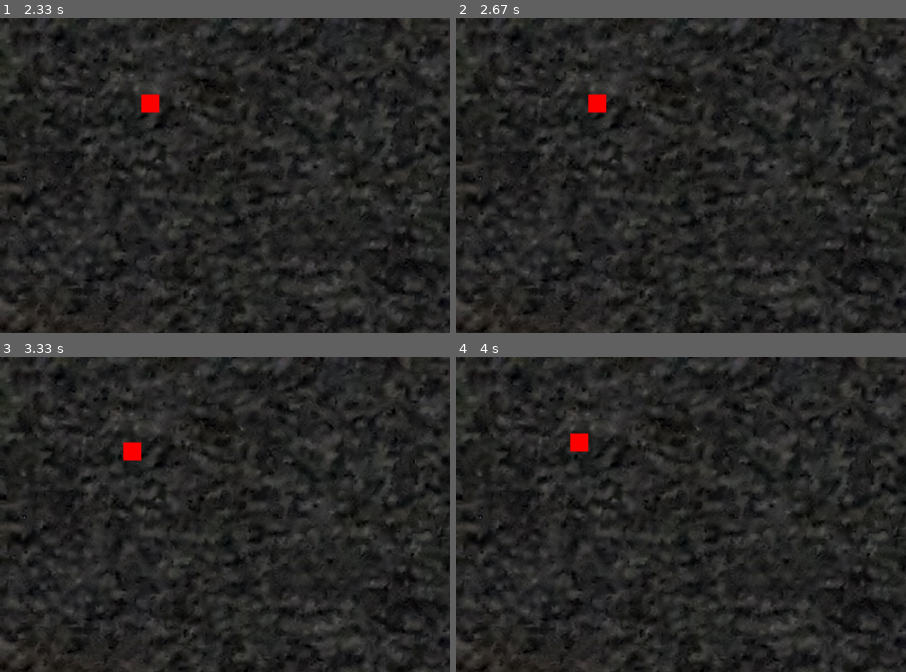
Above: before the commit, frames 1-4 (two rows, left to right).
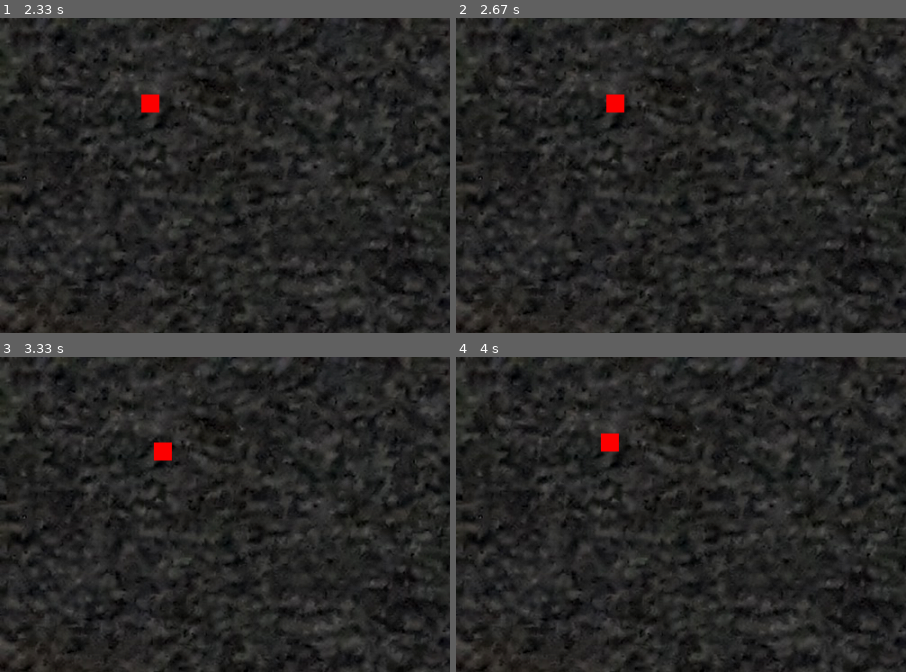
Above: after the commit, the same moments.

Repository: FMarin2401/Juegoprgramacion
Game: pygame game, started from main.py
Same seed, same stepped clock (60 frames per second), same inputs: the game is played once before the commit and once after it.
Inputs:
- Up to frame 1 (2.33 s): hold W 0.33-0.8 s; hold Right 0.33-0.8 s; hold Up 1.33-1.8 s; hold Right 1.83-2.3 s
- Up to frame 2 (2.67 s): hold Left from 2.33 s (still down)
- Up to frame 3 (3.33 s): release Left at 2.87 s; hold Down 2.9-3.2 s; hold Left from 3.23 s (still down)
- Up to frame 4 (4 s): release Left at 3.63 s; hold Up from 3.67 s (still down)
The pictures show only the part of the screen within x 0-50%, y 0-50%; the shares and areas given below are measured in that part.

Frame 1 is identical in both runs. In frame 2, 0.5% of the frame differs, in the area x 29-38%, y 24-31%; in frame 3, 0.5%; in frame 4, 0.5%.

Commit message:
movimiento

Diff:
--- a/snake.py
+++ b/snake.py
@@ -14,16 +14,22 @@
         self.velocidad = 0.5 #Velocidad de la serpiente
         self.manzana = Manzana()  # Agregar la manzana al juego
 
+
     def movimiento_teclado(self, event): #Controles de la serpíente
         if event.type == pygame.KEYDOWN:
             if event.key == pygame.K_UP or event.key == pygame.K_w:
-                self.direccion = "UP"
+                if self.direccion != "DOWN":  # Evitar que la serpiente vaya hacia abajo si ya se está moviendo hacia arriba
+                    self.direccion = "UP"
             elif event.key == pygame.K_DOWN or event.key == pygame.K_s:
-                self.direccion = "DOWN"
+                if self.direccion != "UP":  # Evitar que la serpiente vaya hacia arriba si ya se está moviendo hacia abajo
+                    self.direccion = "DOWN"
             elif event.key == pygame.K_LEFT or event.key == pygame.K_a:
-                self.direccion = "LEFT"
+                if self.direccion != "RIGHT":  # Evitar que la serpiente vaya hacia la derecha si ya se está moviendo hacia la izquierda
+                    self.direccion = "LEFT"
             elif event.key == pygame.K_RIGHT or event.key == pygame.K_d:
-                self.direccion = "RIGHT"
+                if self.direccion != "LEFT":  # Evitar que la serpiente vaya hacia la izquierda si ya se está moviendo hacia la derecha
+                    self.direccion = "RIGHT"
+
 
     def dibuja(self, screen): #el fondo de la imagen
         self.tablero_fondo.dibuja(screen)  # Dibuja el fondo del tablero
